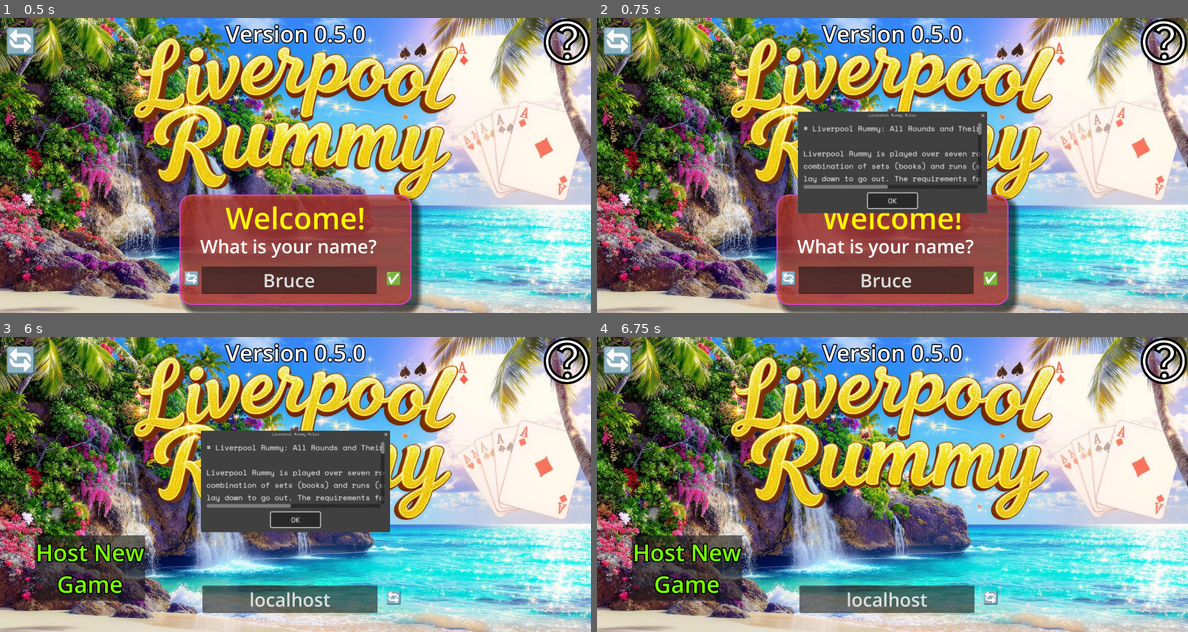
Above: before the commit, frames 1-4 (two rows, left to right).
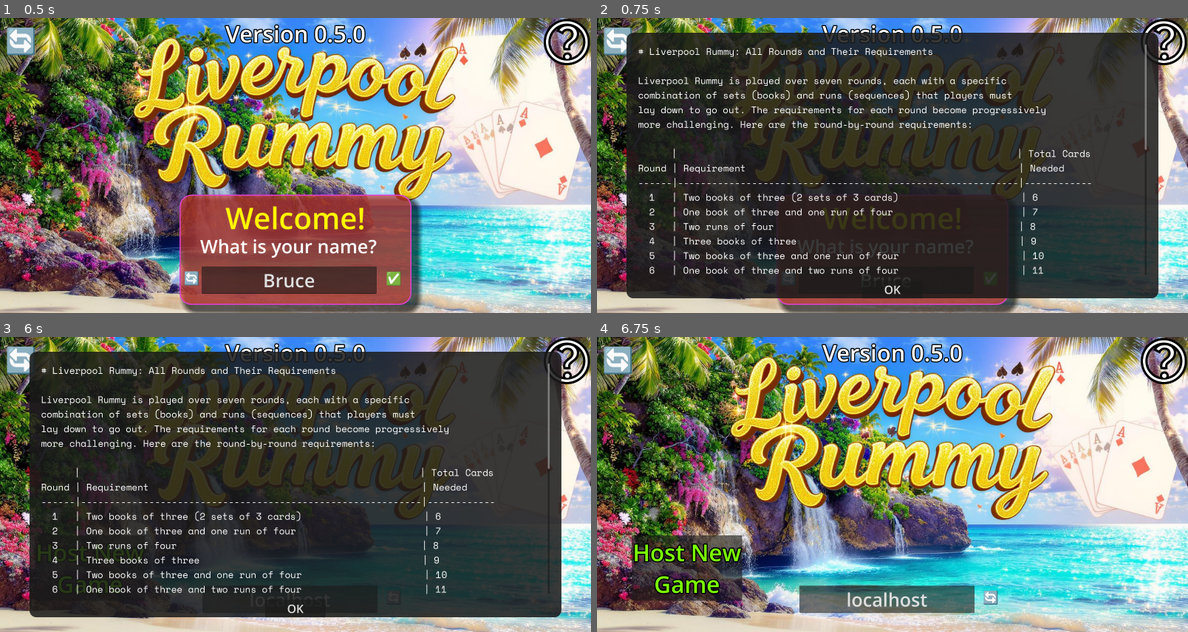
Above: after the commit, the same moments.

Repository: gmlewis/godot-liverpool-rummy
Game: Godot game, scene res://scenes/title_page_ui.tscn
Same seed, same stepped clock (60 frames per second), same inputs: the game is played once before the commit and once after it.
Inputs (mouse positions are in pixels of both pictures, inside the frame that each line leads up to):
- Up to frame 1 (0.5 s): no input
- Up to frame 2 (0.75 s): click (1164, 41) at 0.5 s
- Up to frame 3 (6 s): click "OK" at 1.25 s; click "🔄" at 2 s; click "✅" at 2.75 s; click "🔄" at 3.5 s; click "🔄" at 4.25 s; click "🔄" at 5 s; click (567, 360) at 5.75 s
- Up to frame 4 (6.75 s): click "OK" at 6.5 s

Frame 1 is identical in both runs. In frame 2, 76% of the frame differs, in the area x 5-95%, y 5-95%; in frame 3, 74%; in frame 4, less than 0.1%.

Commit message:
Another attempt
Signed-off-by: Glenn Lewis <6598971+gmlewis@users.noreply.github.com>

Diff:
--- a/scenes/root_node.gd
+++ b/scenes/root_node.gd
@@ -53,10 +53,10 @@
 	Global.connect('animate_winning_confetti_explosion_signal', _on_animate_winning_confetti_explosion_signal)
 
 	player_circle_radius = $AllPlayersControl.size.x * PLAYER_CIRCLE_RADIUS_RATIO
-	$HUDLayer/Control/RulesButton/RulesAcceptDialog.size = get_viewport().get_visible_rect().size * Vector2(0.9, 0.9)
+	$HUDLayer/Control/CustomRulesDialog.size = get_viewport().get_visible_rect().size * Vector2(0.9, 0.9)
 	if Global.LANGUAGE == 'de':
-		$HUDLayer/Control/RulesButton/RulesAcceptDialog.title = "Regeln für Liverpool Rummy"
-		$HUDLayer/Control/RulesButton/RulesAcceptDialog/ScrollContainer/Label.text = german_rules_text
+		$HUDLayer/Control/CustomRulesDialog.title = "Regeln für Liverpool Rummy"
+		$HUDLayer/Control/CustomRulesDialog/ScrollContainer/Label.text = german_rules_text
 
 func _exit_tree():
 	Global.disconnect('change_round_signal', _on_change_round_signal)
@@ -69,7 +69,15 @@
 	Global.disconnect('animate_winning_confetti_explosion_signal', _on_animate_winning_confetti_explosion_signal)
 
 func _on_rules_button_pressed() -> void:
-	$HUDLayer/Control/RulesButton/RulesAcceptDialog.popup_centered()
+	var dialog = $HUDLayer/Control/CustomRulesDialog
+	dialog.size = Global.screen_size * Vector2(0.9, 0.9)
+	dialog.position = Global.screen_center - dialog.size / 2.0
+	rotate_popup_content(dialog)
+	dialog.show()
+
+func _on_custom_rules_dialog_button_pressed() -> void:
+	var dialog = $HUDLayer/Control/CustomRulesDialog
+	dialog.hide()
 
 func _on_reset_game_signal() -> void:
 	# Global.dbg("root_node:_on_reset_game_signal")
@@ -431,6 +439,21 @@
 func is_rotating() -> bool:
 	return abs(current_rotation - target_rotation) > 0.01
 
+# Helper function to rotate content inside a popup/dialog
+# Call this before showing popups since they can't be rotated themselves
+func rotate_popup_content(popup: Panel) -> void:
+	var rotation_angle = float(get_current_orientation())
+
+	# Find all Control children and rotate them
+	for child in popup.get_children():
+		if child is Control:
+			var popup_center = popup.size / 2.0
+			child.pivot_offset = popup_center
+			child.rotation_degrees = rotation_angle
+			# Adjust position to keep centered after rotation
+			if rotation_angle == 180:
+				child.position = Vector2.ZERO
+
 # Helper function: Convert global position accounting for current rotation
 # Use this instead of global_position when positioning nodes
 func get_rotated_global_position(node: Node2D) -> Vector2:
--- a/scenes/title_page_ui.tscn
+++ b/scenes/title_page_ui.tscn
@@ -67,8 +67,31 @@
 corner_radius_bottom_left = 3
 corner_detail = 5
 
-[sub_resource type="Theme" id="Theme_hppme"]
-default_font = ExtResource("4_3twdq")
+[sub_resource type="StyleBoxFlat" id="StyleBoxFlat_pfi7e"]
+bg_color = Color(0.10196078, 0.10196078, 0.10196078, 0.8627451)
+corner_radius_top_left = 30
+corner_radius_top_right = 30
+corner_radius_bottom_right = 30
+corner_radius_bottom_left = 30
+corner_detail = 5
+
+[sub_resource type="StyleBoxFlat" id="StyleBoxFlat_jwwji"]
+content_margin_left = 50.0
+content_margin_top = 50.0
+content_margin_right = 50.0
+content_margin_bottom = 0.0
+bg_color = Color(0, 0, 0, 1)
+draw_center = false
+border_width_left = 2
+border_width_top = 2
+border_width_right = 2
+border_width_bottom = 2
+border_color = Color(1, 1, 1, 0.75)
+corner_radius_top_left = 3
+corner_radius_top_right = 3
+corner_radius_bottom_right = 3
+corner_radius_bottom_left = 3
+corner_detail = 5
 
 [node name="RootNode" type="Control" node_paths=PackedStringArray("players_container")]
 layout_mode = 3
@@ -355,61 +378,6 @@
 icon = ExtResource("15_jmw2h")
 flat = true
 
-[node name="RulesAcceptDialog" type="AcceptDialog" parent="HUDLayer/Control/RulesButton"]
-auto_translate_mode = 2
-oversampling_override = 1.0
-title = "Liverpool Rummy Rules"
-initial_position = 4
-size = Vector2i(2800, 1350)
-content_scale_factor = 2.0
-auto_translate = false
-theme = SubResource("Theme_hppme")
-ok_button_text = "    OK    "
-
-[node name="ScrollContainer" type="ScrollContainer" parent="HUDLayer/Control/RulesButton/RulesAcceptDialog"]
-offset_left = 8.0
-offset_top = 8.0
-offset_right = 1392.0
-offset_bottom = 625.0
-
-[node name="Label" type="Label" parent="HUDLayer/Control/RulesButton/RulesAcceptDialog/ScrollContainer"]
-layout_mode = 2
-text = "# Liverpool Rummy: All Rounds and Their Requirements
-
-Liverpool Rummy is played over seven rounds, each with a specific
-combination of sets (books) and runs (sequences) that players must
-lay down to go out. The requirements for each round become progressively
-more challenging. Here are the round-by-round requirements:
-
-	      |                                                             | Total Cards
-Round | Requirement                                                 | Needed
-------|-------------------------------------------------------------|------------
-  1   | Two books of three (2 sets of 3 cards)                      | 6
-  2   | One book of three and one run of four                       | 7
-  3   | Two runs of four                                            | 8
-  4   | Three books of three                                        | 9
-  5   | Two books of three and one run of four                      | 10
-  6   | One book of three and two runs of four                      | 11
-  7   | Three runs of four (no remaining cards, no discard allowed) | 12
-
-## Explanation of Terms
-
-* Book (Set/Group):
-  Three or more cards of the same rank (e.g., 8♥ 8♣ 8♠).
-
-* Run (Sequence):
-  Four or more consecutive cards of the same suit (e.g., 3♥ 4♥ 5♥ 6♥).
-  Aces can be high or low, but runs cannot \"wrap around\" from King to Ace to 2.
-
-## Special Notes
-
-* In the final round (Round 7), you must use all your cards in the required
-  melds and cannot finish with a discard.
-
-* The contract for each round must be met exactly as specified before you
-  can lay down your cards.
-"
-
 [node name="NewCardBackButton" type="Button" parent="HUDLayer/Control"]
 top_level = true
 z_index = 2
@@ -425,6 +393,81 @@
 
 [node name="CardBacksNode" type="Node" parent="HUDLayer/Control/NewCardBackButton"]
 script = ExtResource("4_l6opf")
+
+[node name="CustomRulesDialog" type="Panel" parent="HUDLayer/Control"]
+visible = false
+z_index = 100
+layout_mode = 0
+offset_right = 2800.0
+offset_bottom = 1350.0
+theme_override_styles/panel = SubResource("StyleBoxFlat_pfi7e")
+
+[node name="ScrollContainer" type="ScrollContainer" parent="HUDLayer/Control/CustomRulesDialog"]
+layout_mode = 1
+anchors_preset = 15
+anchor_right = 1.0
+anchor_bottom = 1.0
+offset_bottom = -100.0
+grow_horizontal = 2
+grow_vertical = 2
+theme_override_styles/focus = SubResource("StyleBoxFlat_jwwji")
+draw_focus_border = true
+vertical_scroll_mode = 2
+
+[node name="Label" type="Label" parent="HUDLayer/Control/CustomRulesDialog/ScrollContainer"]
+layout_mode = 2
+theme_override_fonts/font = ExtResource("4_3twdq")
+theme_override_font_sizes/font_size = 40
+text = "# Liverpool Rummy: All Rounds and Their Requirements
+
+Liverpool Rummy is played over seven rounds, each with a specific
+combination of sets (books) and runs (sequences) that players must
+lay down to go out. The requirements for each round become progressively
+more challenging. Here are the round-by-round requirements:
+
+	      |                                                             | Total Cards
+Round | Requirement                                                 | Needed
+------|------------------------------------------------------------|------------
+  1   | Two books of three (2 sets of 3 cards)                      | 6
+  2   | One book of three and one run of four                       | 7
+  3   | Two runs of four                                            | 8
+  4   | Three books of three                                        | 9
+  5   | Two books of three and one run of four                      | 10
+  6   | One book of three and two runs of four                      | 11
+  7   | Three runs of four (no remaining cards, no discard allowed) | 12
+
+## Explanation of Terms
+
+* Book (Set/Group):
+  Three or more cards of the same rank (e.g., 8♥ 8♣ 8♠).
+
+* Run (Sequence):
+  Four or more consecutive cards of the same suit (e.g., 3♥ 4♥ 5♥ 6♥).
+  Aces can be high or low, but runs cannot \"wrap around\" from King to Ace to 2.
+
+## Special Notes
+
+* In the final round (Round 7), you must use all your cards in the required
+  melds and cannot finish with a discard.
+
+* The contract for each round must be met exactly as specified before you
+  can lay down your cards.
+"
+
+[node name="Button" type="Button" parent="HUDLayer/Control/CustomRulesDialog"]
+layout_mode = 1
+anchors_preset = 7
+anchor_left = 0.5
+anchor_top = 1.0
+anchor_right = 0.5
+anchor_bottom = 1.0
+offset_left = -4.0
+offset_top = -8.0
+offset_right = 4.0
+grow_horizontal = 2
+grow_vertical = 0
+theme_override_font_sizes/font_size = 50
+text = "       OK       "
 
 [connection signal="text_submitted" from="TitlePageUI/PanelPositionControl/WelcomePanel/NameLineEdit" to="TitlePageUI" method="_on_line_edit_text_submitted"]
 [connection signal="pressed" from="TitlePageUI/PanelPositionControl/WelcomePanel/RefreshNameButton" to="TitlePageUI" method="_on_refresh_name_button_pressed"]
@@ -435,3 +478,4 @@
 [connection signal="pressed" from="TitlePageUI/PanelPositionControl/StartGamePanel/NextIPAddressButton" to="TitlePageUI" method="_on_next_ip_address_button_pressed"]
 [connection signal="pressed" from="HUDLayer/Control/RulesButton" to="." method="_on_rules_button_pressed"]
 [connection signal="pressed" from="HUDLayer/Control/NewCardBackButton" to="HUDLayer/Control/NewCardBackButton/CardBacksNode" method="_on_new_card_back_button_pressed"]
+[connection signal="pressed" from="HUDLayer/Control/CustomRulesDialog/Button" to="." method="_on_custom_rules_dialog_button_pressed"]
Not shown: 1 places in scenes/title_page_ui.tscn that only renumber resources
